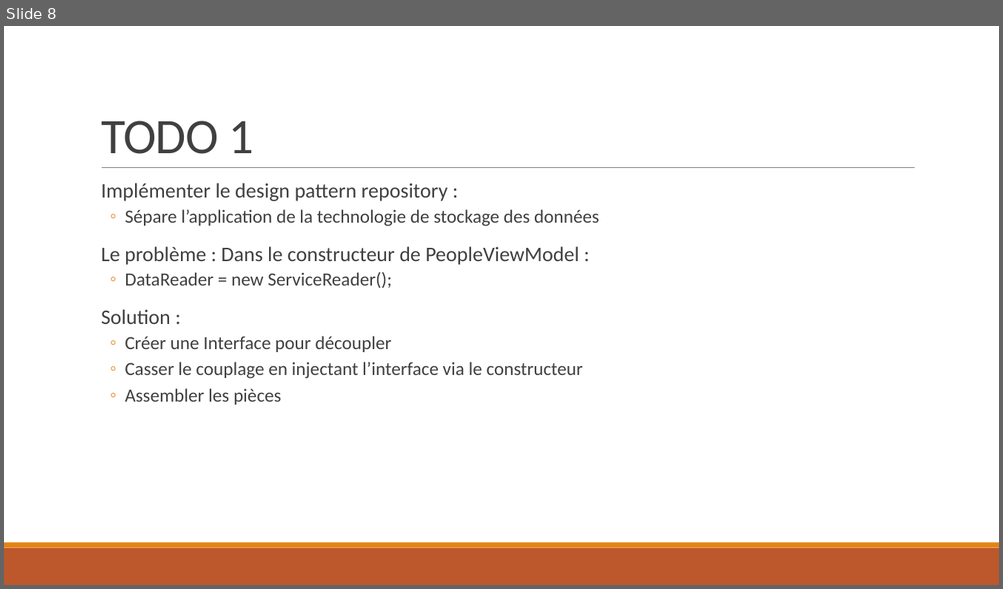
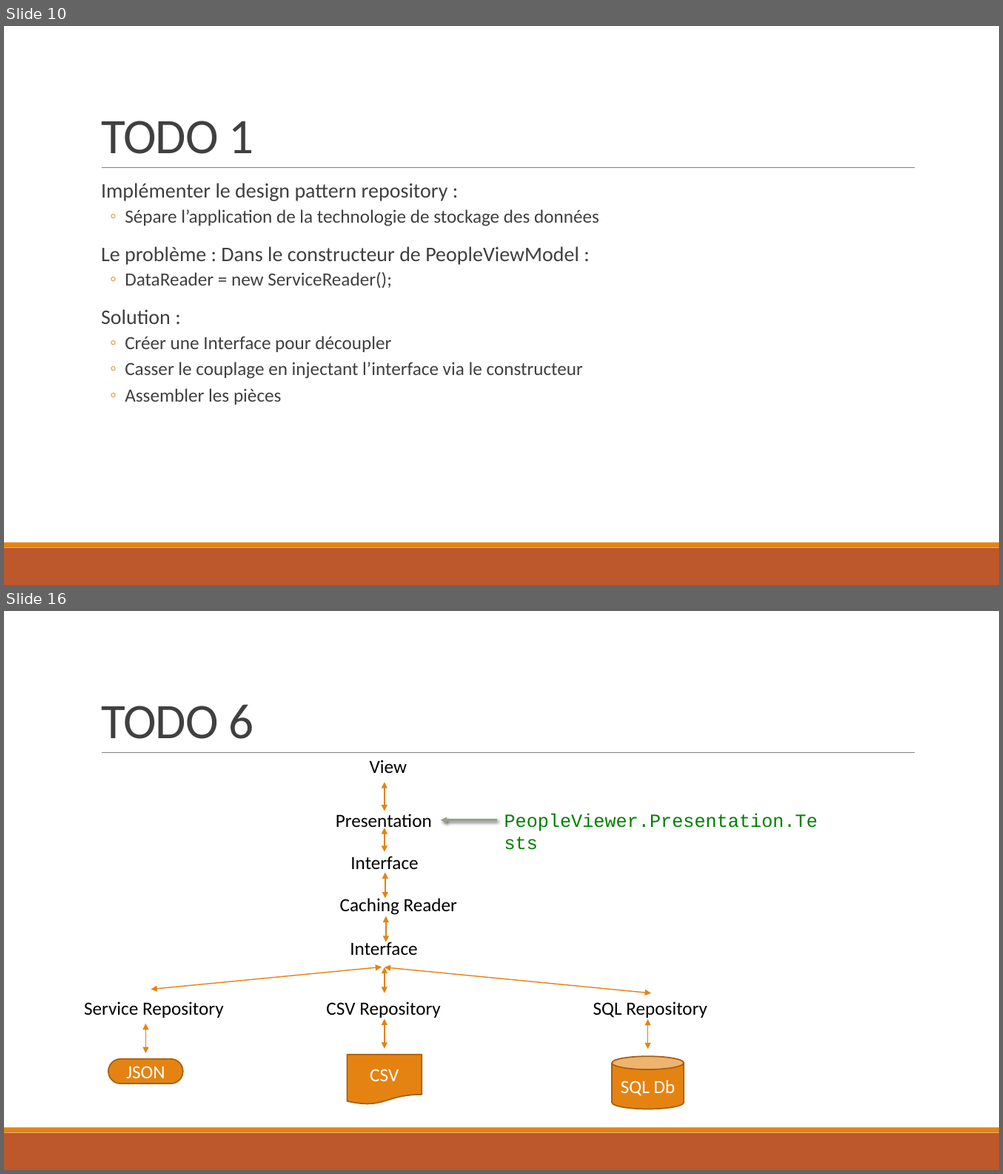
Before and after one commit to Sybaris-Classroom/Exercices, a slide deck: DependencyInjection/Exercice DependencyInjection.pptx. Shown one above the other, each under a label of ours: slide 8 before the commit, slides 10 and 16 after it; the slides between them are not shown. The pictures are 1003x589 and 1003x1174 pixels, drawn with LibreOffice and Linux fonts; fonts in the diff are those of the drawing. Boxes give left, top, right and bottom in pixels: in the first picture for what was removed or moved away, otherwise in the second. Text is boxed around its words. In the diff, an @@ line names an element or a change of style, - is before the commit and + after.

```diff
--- a/DependencyInjection/Exercice DependencyInjection.pptx
+++ b/DependencyInjection/Exercice DependencyInjection.pptx
@@ slide 16 added at <box>4,611,999,1170</box>, background #FFFFFF; not listed: 3 template elements that a slide beside it also shows @@
@@ title added at <box>101,704,254,739</box>, 48 pt, text #404040 @@
+TODO 6
@@ text added at <box>370,760,407,773</box>, 18 pt, text #000000 @@
+View
@@ double arrow added from (384, 783) to (384, 811), #E48312 1 pt @@
@@ text added at <box>336,814,432,832</box>, 18 pt, text #000000 @@
+Presentation
@@ double arrow added from (384, 828) to (384, 852), #E48312 1 pt @@
@@ arrow added from (496, 820) to (441, 820), #94A088 2 pt @@
@@ text added at <box>504,814,817,832</box>, 18 pt, text #008000 @@
+PeopleViewer.Presentation.Tests
@@ text added at <box>350,856,418,874</box>, 18 pt, text #000000 @@
+Interface
@@ double arrow added from (385, 873) to (385, 898), #E48312 1 pt @@
@@ text added at <box>340,896,457,915</box>, 18 pt, text #000000 @@
+Caching Reader
@@ double arrow added from (386, 916) to (386, 943), #E48312 1 pt @@
@@ text added at <box>350,940,417,955</box>, 18 pt, text #000000 @@
+Interface
@@ double arrow added from (381, 968) to (151, 989), #E48312 1 pt @@
@@ double arrow added from (384, 968) to (384, 994), #E48312 1 pt @@
@@ double arrow added from (384, 968) to (651, 994), #E48312 1 pt @@
@@ text added at <box>84,1002,224,1018</box>, 18 pt, text #000000 @@
+Service Repository
@@ text added at <box>326,1002,441,1020</box>, 18 pt, text #000000 @@
+CSV Repository
@@ text added at <box>593,1002,707,1020</box>, 18 pt, text #000000 @@
+SQL Repository
@@ double arrow added from (146, 1025) to (146, 1054), #E48312 1 pt @@
@@ double arrow added from (384, 1019) to (384, 1049), #E48312 1 pt @@
@@ double arrow added from (648, 1020) to (648, 1050), #E48312 1 pt @@
@@ pill shape added at <box>108,1059,183,1084</box>, fill #E48312, outline #A9610D 1.25 pt, 18 pt, text #FFFFFF @@
+JSON
@@ flow chart document added at <box>347,1055,422,1105</box>, fill #E48312, outline #A9610D 1.25 pt, 18 pt, text #FFFFFF @@
+CSV
@@ cylinder added at <box>612,1056,685,1110</box>, fill #E48312, outline #A9610D 1.25 pt, 18 pt, text #FFFFFF @@
+SQL Db
@@ what was slide 8 is now slide 10 @@
```
Also in this commit, not shown: 7 slides changed, 7 other slides added, 1 other file.
